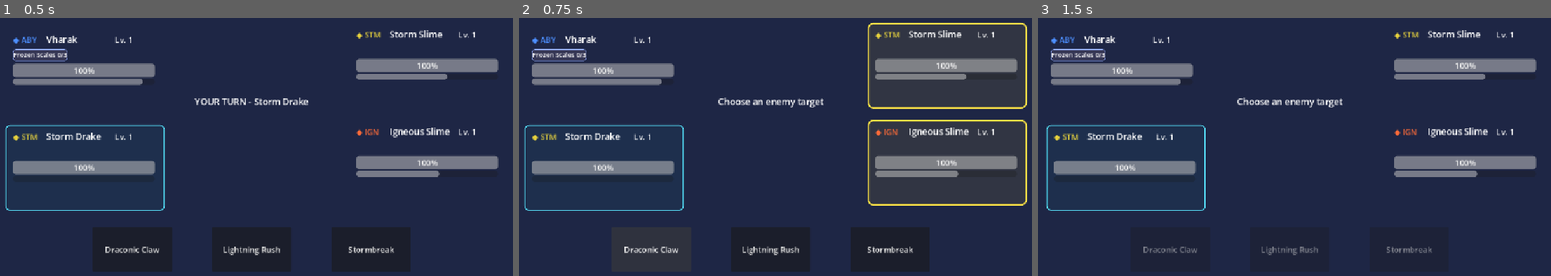
Above: before the commit, frames 1-3 (left to right).
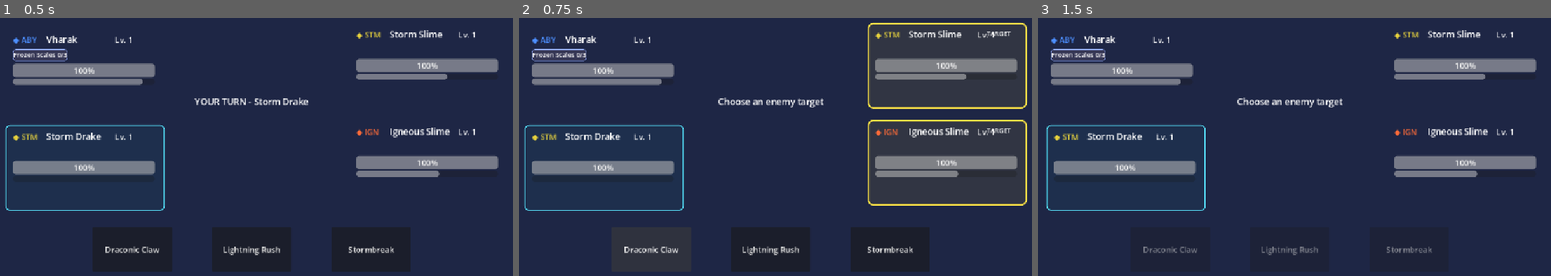
Above: after the commit, the same moments.

Repository: Akharyuu/monster-rpg
Game: Godot game, scene res://scenes/battle/battle_screen.tscn
Two runs of this game, one before a commit and one after it. Both use one fixed random seed, a clock stepped at 60 frames per second and the inputs below.
Inputs (mouse positions are in pixels of both pictures, inside the frame that each line leads up to):
- Up to frame 1 (0.5 s): no input
- Up to frame 2 (0.75 s): click "Draconic Claw" at 0.5 s
- Up to frame 3 (1.5 s): click (1468, 67) at 1.27 s

Frame 1 is identical in both runs. In frame 2, 0.1% of the frame differs, in the area x 91-96%, y 5-45%; in frame 3, nothing differs.

Commit message:
Show target prompt as separate HUD badge

Diff:
--- a/godot/scenes/battle/monster_battle_hud.gd
+++ b/godot/scenes/battle/monster_battle_hud.gd
@@ -5,6 +5,7 @@
 
 @onready var turn_indicator: Panel = $"Turn Indicator"
 @onready var target_highlight: Panel = $"Target Highlight"
+@onready var target_prompt: Label = $"Target Prompt"
 @onready var attribute_label: Label = $"Attribute"
 @onready var name_label: Label = $"Name"
 @onready var level_label: Label = $"Level"
@@ -68,6 +69,7 @@
     if not bound_monster.is_alive():
         target_button.visible = false
         target_button.disabled = true
+        target_prompt.visible = false
         target_highlight.visible = false
 
     _populate_battle_states()
@@ -95,6 +97,11 @@
     )
 
     target_button.visible = (
+        target_mode == "single"
+        and can_target
+    )
+
+    target_prompt.visible = (
         target_mode == "single"
         and can_target
     )
